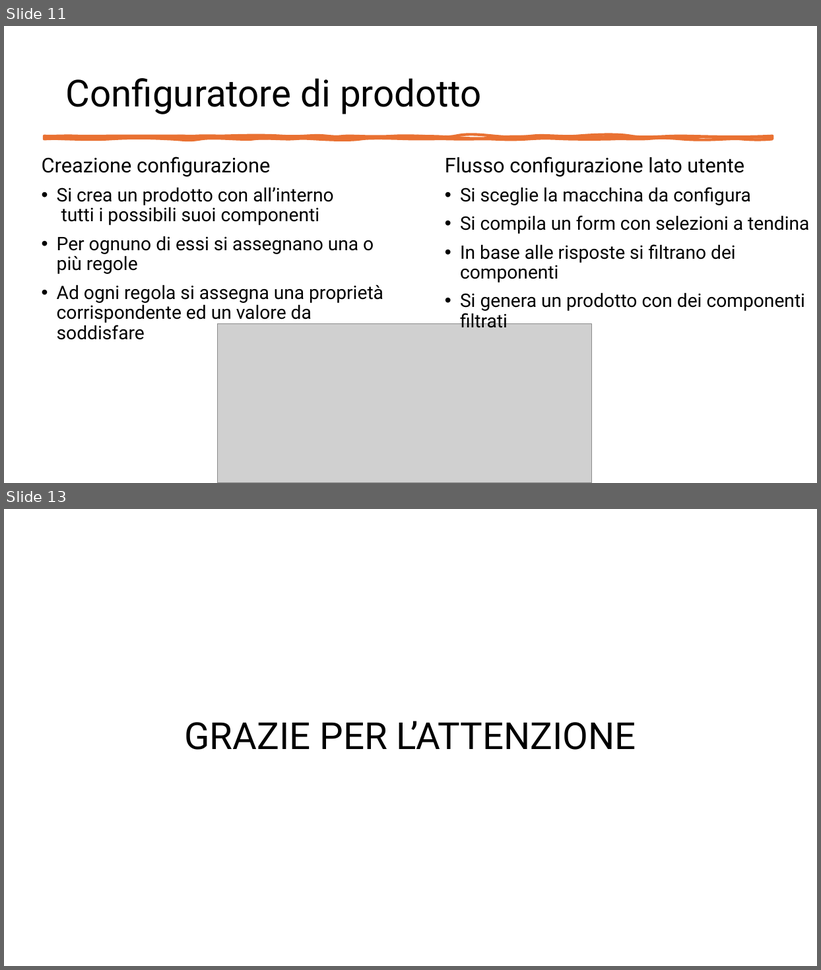
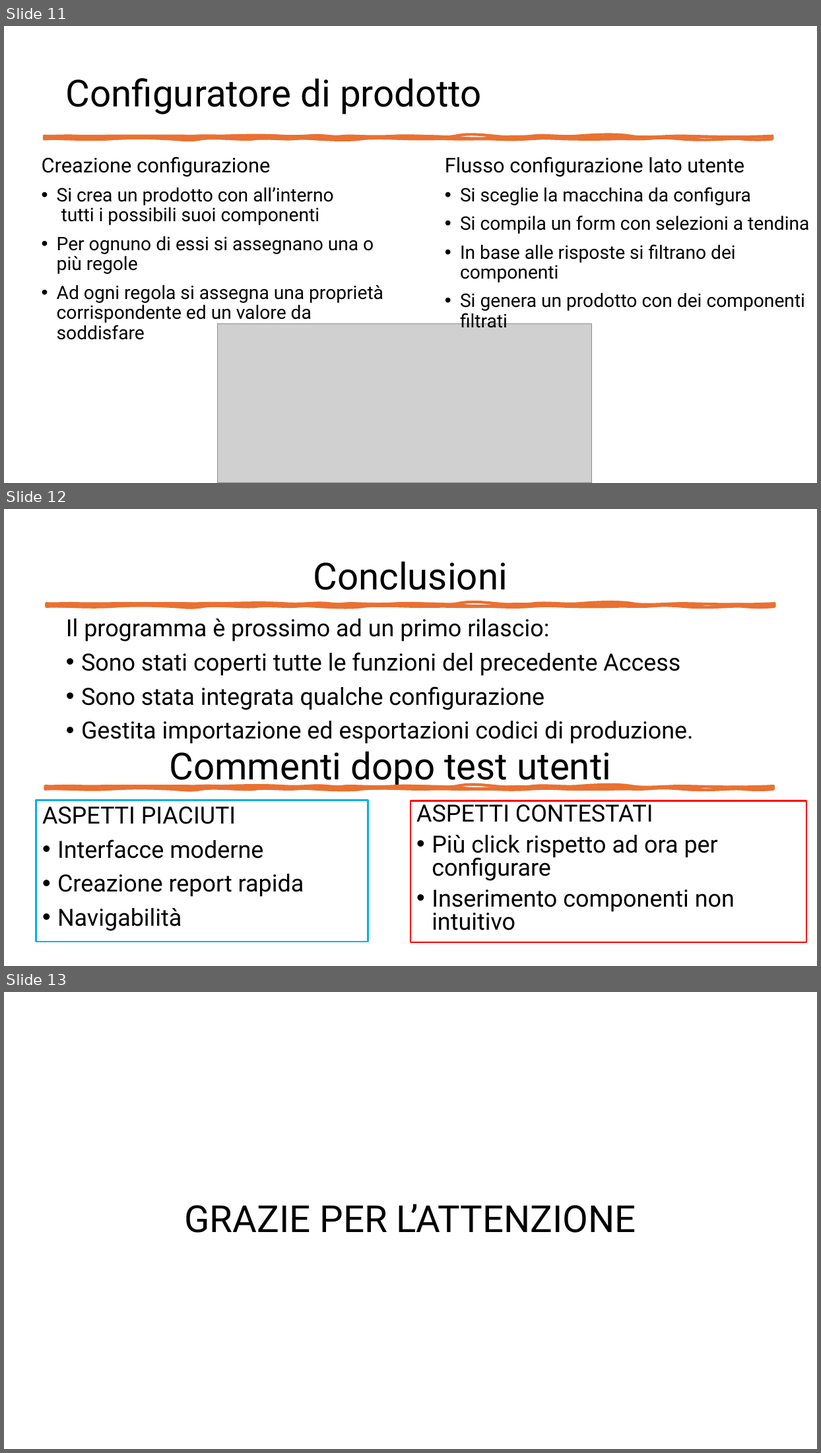
Before and after one commit to Cav95/Tesi_Triennale, a slide deck: Slide/Configuratore di prodotto per le vendite.pptx. Shown one above the other, each under a label of ours: slides 11 and 13 before the commit, slides 11, 12 and 13 after it; the slides between them are not shown. The pictures are 821x970 and 821x1453 pixels, drawn with LibreOffice and Linux fonts; fonts in the diff are those of the drawing; grey boxes stand for pictures. Boxes give left, top, right and bottom in pixels: in the first picture for what was removed or moved away, otherwise in the second. Text is boxed around its words. In the diff, an @@ line names an element or a change of style, - is before the commit and + after.

```diff
--- a/Slide/Configuratore di prodotto per le vendite.pptx
+++ b/Slide/Configuratore di prodotto per le vendite.pptx
@@ slide 12 added at (x1=4, y1=509, x2=817, y2=966), background #FFFFFF @@
@@ title added at (x1=314, y1=561, x2=508, y2=590), 44 pt, text #000000 @@
+Conclusioni
@@ freeform shape added at (x1=47, y1=603, x2=775, y2=607), fill #E97132, outline #E97132 3.25 pt @@
@@ text added at (x1=66, y1=619, x2=694, y2=744), 28 pt, text #000000 @@
+Il programma è prossimo ad un primo rilascio:
+• Sono stati coperti tutte le funzioni del precedente Access
+• Sono stata integrata qualche configurazione
+• Gestita importazione ed esportazioni codici di produzione.
@@ text added at (x1=170, y1=751, x2=611, y2=788), 44 pt, text #000000 @@
+Commenti dopo test utenti
@@ rectangle added at (x1=36, y1=801, x2=368, y2=942), outline #00B0F0 2 pt, 28 pt, text #000000 @@
+ASPETTI PIACIUTI
+• Interfacce moderne
+• Creazione report rapida
+• Navigabilità
@@ freeform shape added at (x1=46, y1=787, x2=774, y2=789), fill #E97132, outline #E97132 3.25 pt @@
@@ rectangle added at (x1=411, y1=801, x2=807, y2=943), outline #FF0000 2 pt, 28 pt, text #000000 @@
+ASPETTI CONTESTATI
+• Più click rispetto ad ora per configurare
+• Inserimento componenti non intuitivo
```
Also in this commit, not shown: 1 slide removed, 1 other file.
